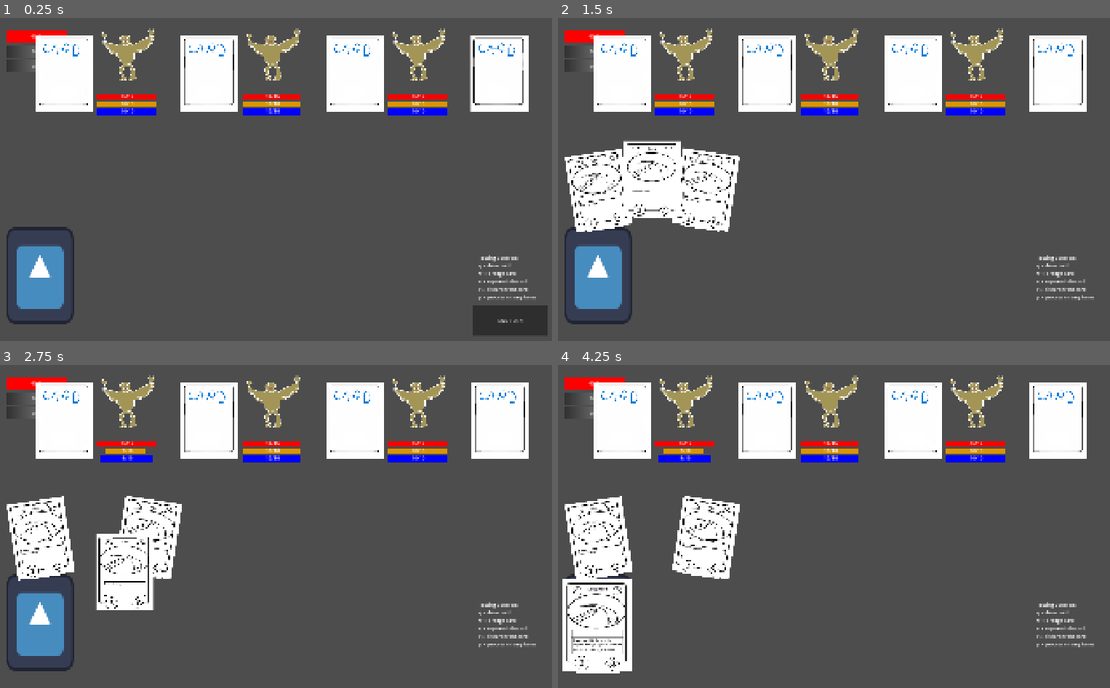
Above: before the commit, frames 1-4 (two rows, left to right).
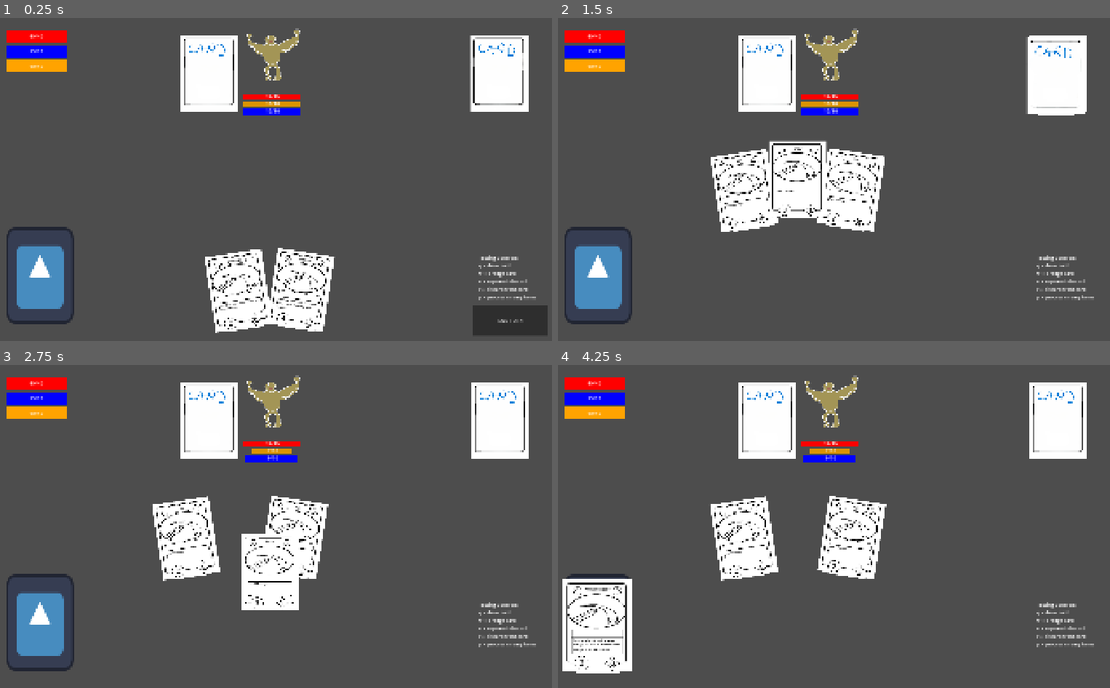
Above: after the commit, the same moments.

Repository: idealmonke/2.5d-test
Game: Godot game, scene res://game_data/scenes/Prototype_Battle.tscn
The game is run twice, just before and just after one commit, with the same random seed, the same clock (stepped at 60 frames per second) and the same inputs. This scene is started directly instead of the project's main scene. The engine's default icon, where the game draws it, is replaced by a stand-in: a white triangle on a blue panel in a dark square.
Inputs (mouse positions are in pixels of both pictures, inside the frame that each line leads up to):
- Up to frame 1 (0.25 s): no input
- Up to frame 2 (1.5 s): tap Enter at 0.5 s; drag from (596, 276) to (1060, 72) at 0.52 s; click "END TURN" at 1.25 s
- Up to frame 3 (2.75 s): tap Space at 2 s; drag from (502, 419) to (38, 623) at 2.02 s
- Up to frame 4 (4.25 s): tap Enter at 2.75 s; move the mouse to (1060, 416) at 2.77 s; hold W 2.78-3.5 s; tap R at 2.85 s; click (1060, 416) at 2.92 s; drag from (1060, 419) to (596, 626) at 3.52 s

The runs differ from the first frame. In frame 1, 12% of the frame differs, in the area x 1-82%, y 3-98%; in frame 2, 21%, in the area x 1-96%, y 3-67%; in frame 3, 19%; in frame 4, 16%.

Commit message:
working haste

Diff:
--- a/game_data/battle_config.tres
+++ b/game_data/battle_config.tres
@@ -1,10 +1,10 @@
-[gd_resource type="Resource" script_class="battle_config" format=3 uid="uid://diui58goywvk2"]
+[gd_resource type="Resource" script_class="battle_config" format=3 uid="uid://dfsarwcjiqkse"]
 
 [ext_resource type="Resource" uid="uid://bfow5mjt2qwkc" path="res://game_data/player_data/party_data/Starter1.tres" id="1_d2gtx"]
 [ext_resource type="Script" uid="uid://dpmb6l2ednj1l" path="res://game_data/battle_config.gd" id="2_krdy4"]
 
 [resource]
 script = ExtResource("2_krdy4")
-enemyIDs = Array[int]([1, 1, 1])
+enemyIDs = Array[int]([-1, 1, -1])
 party = ExtResource("1_d2gtx")
 metadata/_custom_type_script = "uid://dpmb6l2ednj1l"
--- a/game_data/player_data/party_data/Starter1.tres
+++ b/game_data/player_data/party_data/Starter1.tres
@@ -5,5 +5,5 @@
 [resource]
 script = ExtResource("1_q0e4e")
 party_id = 1
-card_ids = Array[int]([1001, 1001, 1001, 1001, 1002, 1002, 1002, 1002, 3004, 3004, 3004, 3004, 7001, 7001, 7001, 7001])
+card_ids = Array[int]([1001, 1001, 1002, 1002, 1002, 1002, 3004, 3004, 3004, 3004, 7001, 7002, 7002, 7002])
 metadata/_custom_type_script = "uid://tj0fltstwh2q"
--- a/game_data/scenes/Prototype_Battle.tscn
+++ b/game_data/scenes/Prototype_Battle.tscn
@@ -10,6 +10,7 @@
 [ext_resource type="Texture2D" uid="uid://cem1g003uokh2" path="res://game_data/goku/goku.png" id="8_l4n2p"]
 [ext_resource type="Texture2D" uid="uid://8pldicdphy16" path="res://game_data/status_effects/status_effect_data/fire.png" id="9_5ar1h"]
 [ext_resource type="Script" uid="uid://bx8sc2n1k2vbh" path="res://game_data/scripts/win_exit_button.gd" id="10_5ar1h"]
+[ext_resource type="Script" uid="uid://t5qbjm3s8snw" path="res://game_data/status_effects/status_effect_display.gd" id="11_lpuuh"]
 
 [sub_resource type="RectangleShape2D" id="RectangleShape2D_wxjty"]
 
@@ -136,6 +137,7 @@
 [node name="player_stat_bars" type="Node2D" parent="." unique_id=1358369466]
 
 [node name="health_bar" type="TextureProgressBar" parent="player_stat_bars" unique_id=1190676496]
+z_index = 150
 offset_left = 80.0
 offset_top = 40.0
 offset_right = 280.0
@@ -153,6 +155,7 @@
 vertical_alignment = 1
 
 [node name="mana_bar" type="TextureProgressBar" parent="player_stat_bars" unique_id=1617729946]
+z_index = 150
 offset_left = 80.0
 offset_top = 90.0
 offset_right = 280.0
@@ -170,6 +173,7 @@
 vertical_alignment = 1
 
 [node name="stamina_bar" type="TextureProgressBar" parent="player_stat_bars" unique_id=1752691136]
+z_index = 150
 offset_left = 80.0
 offset_top = 140.0
 offset_right = 280.0
@@ -239,6 +243,14 @@
 layout_mode = 2
 alignment = 2
 
+[node name="status_effect_display" type="FlowContainer" parent="." unique_id=1636289337]
+offset_left = 1624.0
+offset_top = 586.0
+offset_right = 1824.0
+offset_bottom = 786.0
+script = ExtResource("11_lpuuh")
+metadata/_custom_type_script = "uid://t5qbjm3s8snw"
+
 [connection signal="pressed" from="end_turn" to="." method="_on_end_turn_pressed"]
 [connection signal="pressed" from="targeting_manager/cancel_button" to="targeting_manager" method="_on_cancel_button_pressed"]
 [connection signal="pressed" from="targeting_manager/confirm_button" to="targeting_manager" method="_on_confirm_button_pressed"]
--- a/game_data/scripts/battle_controller.gd
+++ b/game_data/scripts/battle_controller.gd
@@ -52,7 +52,7 @@
 	#		for enem in data.enemies:
 	#			enem.process_turn()
 
-func setup(battle_scene: Node, discard: Node, hand: Node, library: Node, tm : targeting_manager, end_turn, display: skill_card_display_grid, win: PanelContainer) -> void:
+func setup(battle_scene: Node, discard: Node, hand: Node, library: Node, tm : targeting_manager, end_turn, display: skill_card_display_grid, win: PanelContainer, effect_bar: status_effect_display) -> void:
 	data.discard = discard
 	data.hand = hand
 	data.library = library
@@ -62,6 +62,8 @@
 	targeting_manager_instance = tm
 	display_grid = display
 	end_turn_button = end_turn
+
+	data.player.status_effect_bar = effect_bar
 	#(must be run post enemy creation): _change_state(COMMON_ENUMS.BATTLE_STATE.PLAYER_UPKEEP)
 
 # Immutable Game Actions (These are what we call elsewhere)
--- a/game_data/scripts/battle_player_data.gd
+++ b/game_data/scripts/battle_player_data.gd
@@ -1,29 +1,29 @@
 class_name battle_player_data
 extends RefCounted
 
-var base_max_health : int
+var base_max_health : int = 40
 var max_health: int = 40
 var current_health: int = 40
 
 var base_defense: Dictionary[COMMON_ENUMS.DAMAGE_TYPE, int]
 var defense: Dictionary[COMMON_ENUMS.DAMAGE_TYPE, int]
 
-var base_max_stamina: int
+var base_max_stamina: int = 10
 var max_stamina: int = 10
 var current_stamina: int = 10
 
-var base_max_mana: int
+var base_max_mana: int = 15
 var max_mana: int = 15
 var current_mana: int = 15
 
-var base_mana_regen: int
+var base_mana_regen: int = 5
 var mana_regen: int
 
 var current_shield: int
 var base_shield_rentention: int
 var shield_rentention: int
 
-var base_hand_size: int
+var base_hand_size: int = 2
 var hand_size: int = 2
 
 var current_status_effects: Dictionary[String, status_effect]
@@ -152,6 +152,7 @@
 	_process_active_status(COMMON_ENUMS.TIMING.START)
 	update_passive_effects()
 	_process_status_stacks()
+	_update_status()
 
 func update_passive_effects() -> void:
 	max_health = base_max_health
@@ -184,7 +185,10 @@
 func _process_status_stacks():
 	for key in current_status_effects.duplicate():
 		var status: status_effect = current_status_effects.get(key)
+
+		#print(status.data.name+" / stacks: "+str(status.stacks))
 		status.stacks -= 1
+		#print(status.data.name+" / (post) stacks: "+str(status.stacks))
 		status.duration_active += 1
 
 		if status.stacks == 0:
--- a/game_data/scripts/battle_setup.gd
+++ b/game_data/scripts/battle_setup.gd
@@ -16,7 +16,7 @@
 										$player_stat_bars/stamina_bar,
 										$player_stat_bars/stamina_bar/stamina_label)
 
-	BattleController.setup(self, $discard, $hand, $library, $targeting_manager, $end_turn, $skill_card_display_grid, $win_panel)
+	BattleController.setup(self, $discard, $hand, $library, $targeting_manager, $end_turn, $skill_card_display_grid, $win_panel, $status_effect_display)
 
 	_init_player_cards()
 	_init_enemies()
--- a/game_data/skill_cards/skill_card_registry.gd
+++ b/game_data/skill_cards/skill_card_registry.gd
@@ -8,7 +8,8 @@
 	1002: "rondel_dagger",
 	3004: "scavenge",
 	1003: "brief_respite",
-	7001: "molotov"
+	7001: "molotov",
+	7002: "draught_of_the_rabbit"
 }
 
 static func get_card_data(ID: int) -> skill_card_data:
--- a/game_data/skill_cards/skill_cards_data/draught_of_the_rabbit.tres
+++ b/game_data/skill_cards/skill_cards_data/draught_of_the_rabbit.tres
@@ -1,11 +1,17 @@
 [gd_resource type="Resource" script_class="skill_card_data" format=3 uid="uid://harljq3wkyjp"]
 
+[ext_resource type="Script" uid="uid://ccvq6hclgvyjw" path="res://game_data/skill_cards/skill_card_abilities/draught_of_the_rabbit_ability.gd" id="1_8psuk"]
 [ext_resource type="Script" uid="uid://c3wbojvfgs5lg" path="res://game_data/skill_cards/skill_card_data.gd" id="1_e01a8"]
+
+[sub_resource type="Resource" id="Resource_i5ht4"]
+script = ExtResource("1_8psuk")
+metadata/_custom_type_script = "uid://ccvq6hclgvyjw"
 
 [resource]
 script = ExtResource("1_e01a8")
 mana_cost = 5
 stamina_cost = 3
+card_ability = SubResource("Resource_i5ht4")
 ability_desc = "Gain two stacks of haste"
 card_name = "Draught of the Rabbit"
 card_id = 7002
--- a/game_data/status_effects/status_effect_calculations/haste_calculation.gd
+++ b/game_data/status_effects/status_effect_calculations/haste_calculation.gd
@@ -1,5 +1,5 @@
 class_name haste_calculation
 extends status_effect_calculation
 
-func calculate(value: Variant) -> int:
+func calculate(value: Variant) -> Variant:
 	return value + 2
--- a/game_data/status_effects/status_effect_data/burning.tres
+++ b/game_data/status_effects/status_effect_data/burning.tres
@@ -3,7 +3,7 @@
 [ext_resource type="Script" uid="uid://ckat7g3sy3t70" path="res://game_data/status_effects/status_effect_data.gd" id="1_5wx5m"]
 [ext_resource type="Script" uid="uid://cr4vcfio37kt8" path="res://game_data/status_effects/status_effect_ability.gd" id="1_8eigg"]
 [ext_resource type="Script" uid="uid://cbl86pfh536nh" path="res://game_data/status_effects/status_effect_abilities/burning_ability.gd" id="1_pgnwk"]
-[ext_resource type="Texture2D" uid="uid://2jcqtthsd6ij" path="res://icon.svg" id="2_oe1ka"]
+[ext_resource type="Texture2D" uid="uid://8pldicdphy16" path="res://game_data/status_effects/status_effect_data/fire.png" id="3_8eigg"]
 [ext_resource type="Script" uid="uid://t2nh4qwidy8w" path="res://game_data/status_effects/status_effect_calculation.gd" id="5_i5ht4"]
 
 [sub_resource type="Resource" id="Resource_l4n2p"]
@@ -15,7 +15,7 @@
 name = "Burning"
 desc = "Take some damage!"
 id = 1
-display_image = ExtResource("2_oe1ka")
+display_image = ExtResource("3_8eigg")
 abilities = Dictionary[int, ExtResource("1_8eigg")]({
 0: SubResource("Resource_l4n2p")
 })
--- a/game_data/status_effects/status_effect_data/divine_favor.tres
+++ b/game_data/status_effects/status_effect_data/divine_favor.tres
@@ -1,11 +1,11 @@
 [gd_resource type="Resource" script_class="status_effect_data" format=3 uid="uid://jqts6tvwtyrt"]
 
+[ext_resource type="Script" uid="uid://cr4vcfio37kt8" path="res://game_data/status_effects/status_effect_ability.gd" id="1_aagll"]
 [ext_resource type="Script" uid="uid://ckat7g3sy3t70" path="res://game_data/status_effects/status_effect_data.gd" id="1_x7a4t"]
+[ext_resource type="Script" uid="uid://t2nh4qwidy8w" path="res://game_data/status_effects/status_effect_calculation.gd" id="3_r4f3w"]
 
 [resource]
 script = ExtResource("1_x7a4t")
 name = "Divine Favor"
 desc = "Physical strikes deal additional 2 holy damage "
-status_type = 1
-stat_affected = 6
 metadata/_custom_type_script = "uid://ckat7g3sy3t70"
--- a/game_data/status_effects/status_effect_data/haste.tres
+++ b/game_data/status_effects/status_effect_data/haste.tres
@@ -1,9 +1,14 @@
 [gd_resource type="Resource" script_class="status_effect_data" format=3 uid="uid://q4cgnemnaqe5"]
 
 [ext_resource type="Script" uid="uid://cr4vcfio37kt8" path="res://game_data/status_effects/status_effect_ability.gd" id="1_6a4ly"]
-[ext_resource type="Texture2D" uid="uid://2jcqtthsd6ij" path="res://icon.svg" id="2_dbiwf"]
+[ext_resource type="Texture2D" uid="uid://b0xhj7txxqvb7" path="res://game_data/status_effects/status_effect_data/haste.png" id="2_dbiwf"]
 [ext_resource type="Script" uid="uid://ckat7g3sy3t70" path="res://game_data/status_effects/status_effect_data.gd" id="2_qt3ri"]
 [ext_resource type="Script" uid="uid://t2nh4qwidy8w" path="res://game_data/status_effects/status_effect_calculation.gd" id="3_dbiwf"]
+[ext_resource type="Script" uid="uid://bgxau2v1nwdx4" path="res://game_data/status_effects/status_effect_calculations/haste_calculation.gd" id="5_dbiwf"]
+
+[sub_resource type="Resource" id="Resource_qt3ri"]
+script = ExtResource("5_dbiwf")
+metadata/_custom_type_script = "uid://bgxau2v1nwdx4"
 
 [resource]
 script = ExtResource("2_qt3ri")
@@ -11,4 +16,7 @@
 desc = "+2 max stamina"
 id = 69
 display_image = ExtResource("2_dbiwf")
+stats_calculations = Dictionary[int, ExtResource("3_dbiwf")]({
+1: SubResource("Resource_qt3ri")
+})
 metadata/_custom_type_script = "uid://ckat7g3sy3t70"
